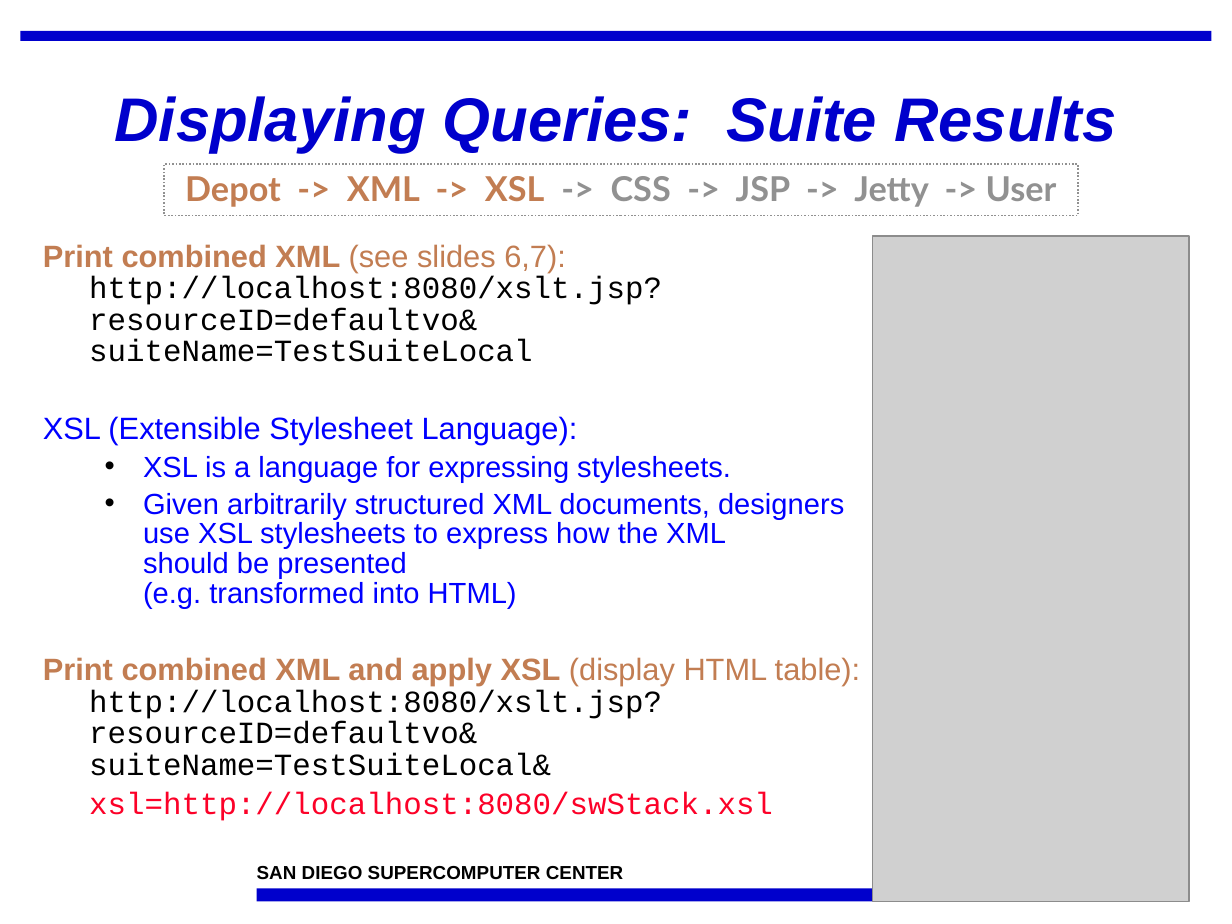
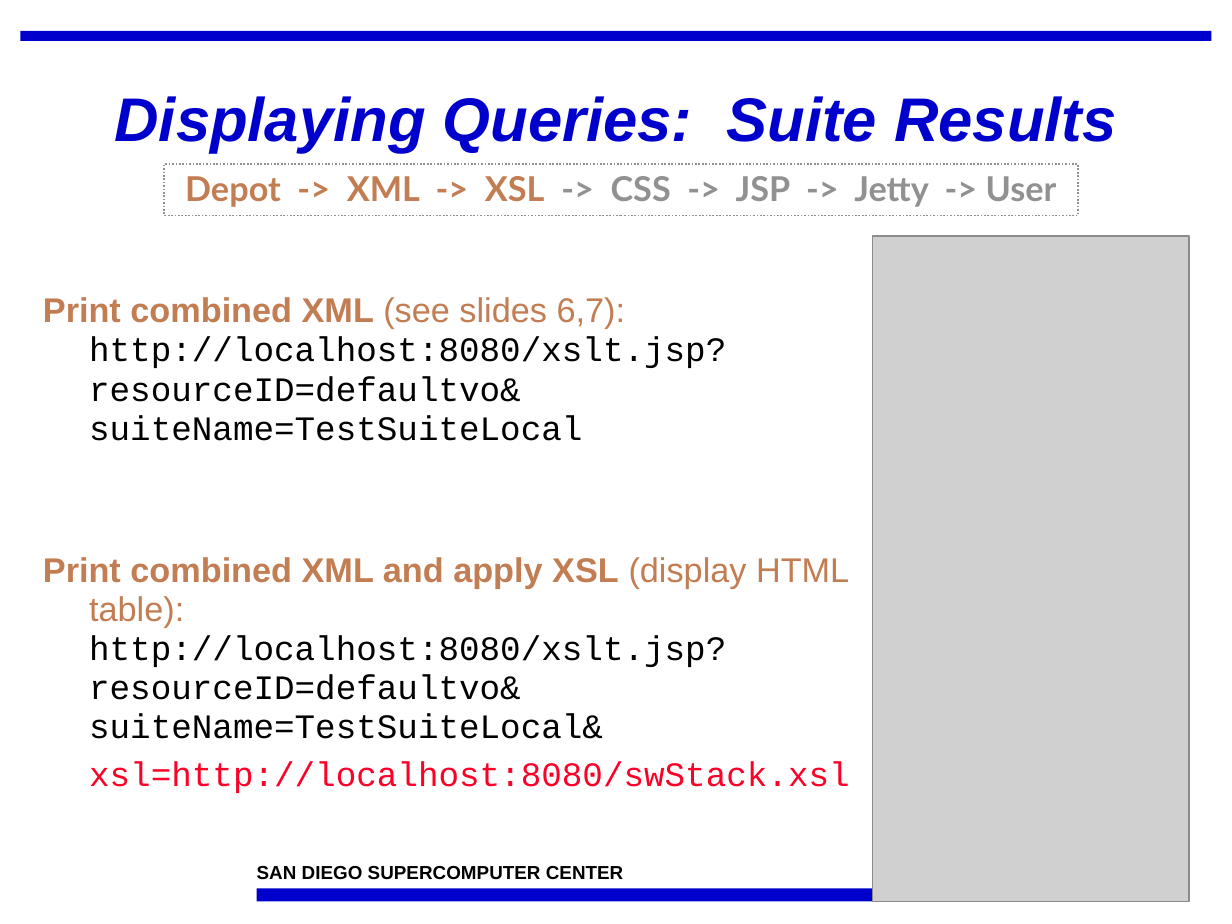
Before and after one commit to IncaProject/inca-xsede, a slide deck: slide 9 of talks/feb-06-workshop/dataConsumers.ppt. Drawn at 1232x924 pixels with LibreOffice and Linux fonts; fonts in the diff are those of the drawing; grey boxes stand for pictures; background and template pictures are left out. Boxes give left, top, right and bottom in pixels: in the first picture for what was removed or moved away, otherwise in the second. Text is boxed around its words. In the diff, an @@ line names an element or a change of style, - is before the commit and + after.

```diff
--- a/talks/feb-06-workshop/dataConsumers.ppt
+++ b/talks/feb-06-workshop/dataConsumers.ppt
@@ text "Print combined XML (see slides ..." at (43, 297, 850, 793): size 18 to 20 pt; line spacing 0.85 to 0.95 @@
@@ text at (43, 416, 844, 608): paragraphs removed @@
-XSL (Extensible Stylesheet Language):
-  • XSL is a language for expressing stylesheets.
-  • Given arbitrarily structured XML documents, designers
-    use XSL stylesheets to express how the XML
-    should be presented
-    (e.g. transformed into HTML)
```
Also in this commit, not shown: 2 other slides changed.
